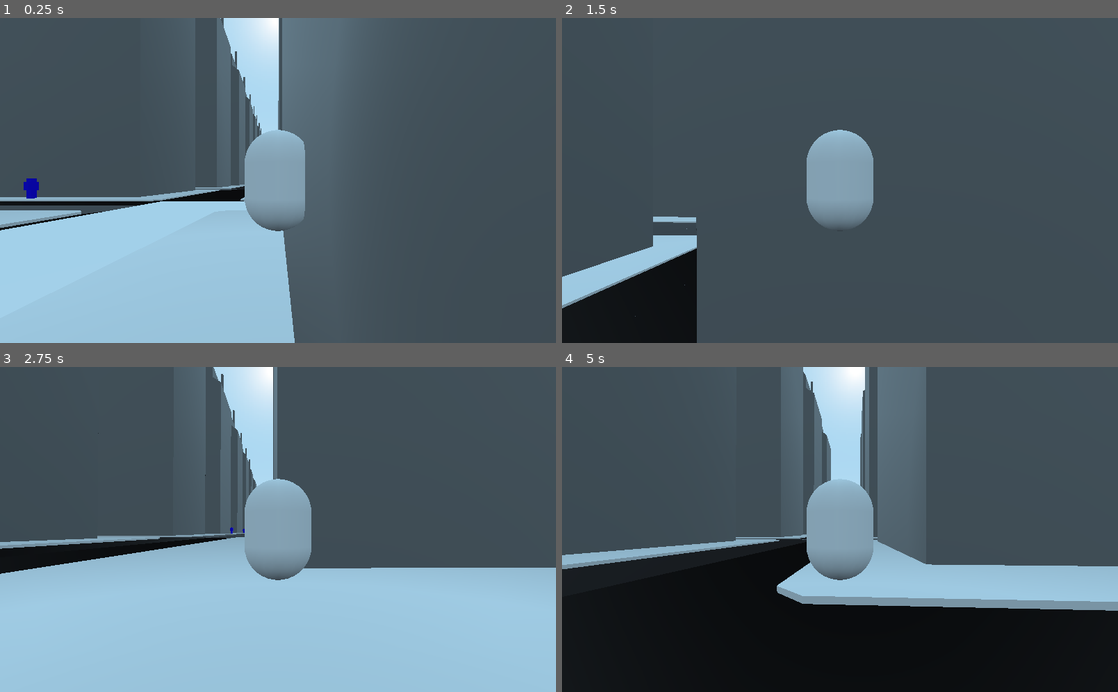
Above: before the commit, frames 1-4 (two rows, left to right).
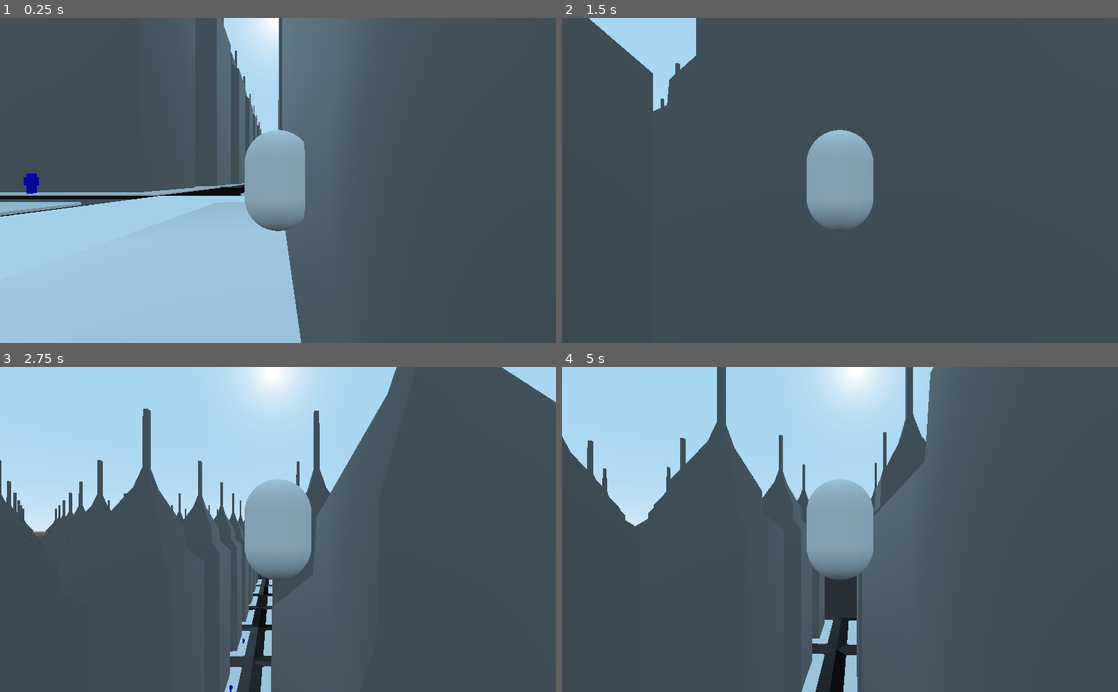
Above: after the commit, the same moments.

Repository: savenger/up-the-roots
Game: Godot game, scene res://src/levels/test_level.tscn
Same seed, same stepped clock (60 frames per second), same inputs: the game is played once before the commit and once after it.
Inputs (mouse positions are in pixels of both pictures, inside the frame that each line leads up to):
- Up to frame 1 (0.25 s): no input
- Up to frame 2 (1.5 s): tap Enter at 0.5 s; move the mouse to (867, 180) at 0.52 s; hold W (forward) from 0.53 s (still down); tap Space (jump) at 0.6, 0.77, 1.07 s; move the mouse to (812, 180) at 1.27 s; tap Q at 1.35 s
- Up to frame 3 (2.75 s): keep holding W (forward); tap Space (jump) at 1.52, 1.55, 1.82, 2.3 s; move the mouse to (289, 523) at 2.02 s; tap E at 2.1 s
- Up to frame 4 (5 s): keep holding W (forward); move the mouse to (834, 536) at 2.77 s; tap Shift at 2.85 s; tap Space (jump) at 3.02, 3.05, 3.32, 3.77, 3.8, 4.07, 4.35, 4.52, 4.82 s; move the mouse to (878, 532) at 3.52 s; tap Alt at 3.6 s; move the mouse to (795, 526) at 4.27 s

The runs differ from the first frame. In frame 1, 2.8% of the frame differs, in the area x 0-55%, y 0-100%; in frame 2, 9.3%; in frame 3, 66%, in the area x 0-100%, y 0-100%; in frame 4, 61%.

Commit message:
player small changes

Diff:
--- a/src/player/player.gd
+++ b/src/player/player.gd
@@ -1,8 +1,8 @@
 extends KinematicBody
 
 export var speed := 300.0
-export var jump_strength := 40.0
-export var gravity := 40.0
+export var jump_strength := 200.0
+export var gravity := 100.0
 
 
 var _velocity := Vector3.ZERO
